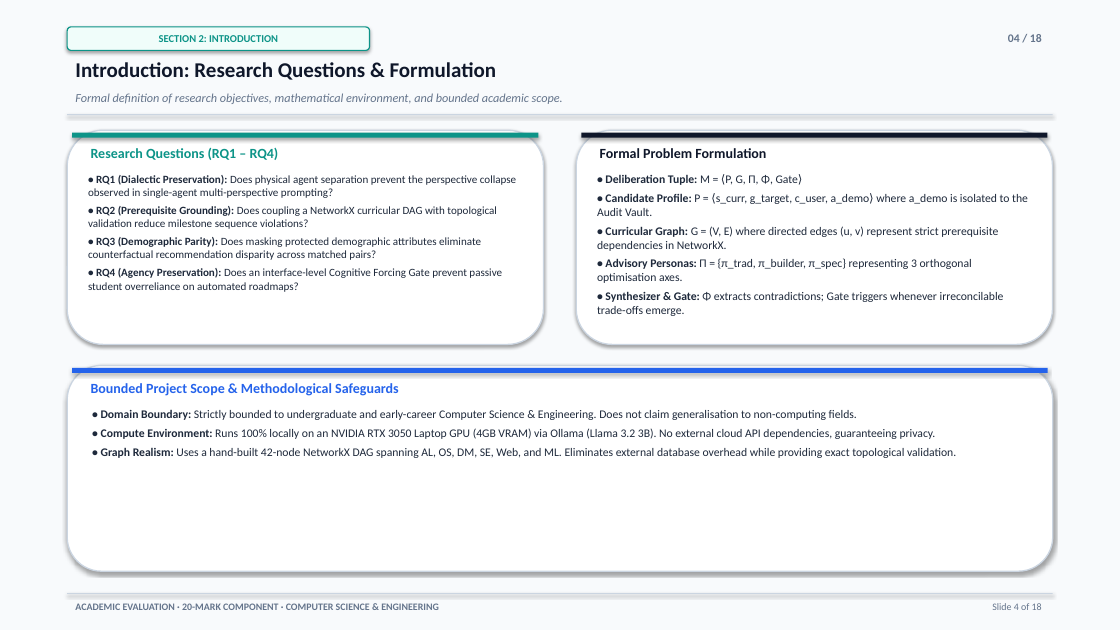
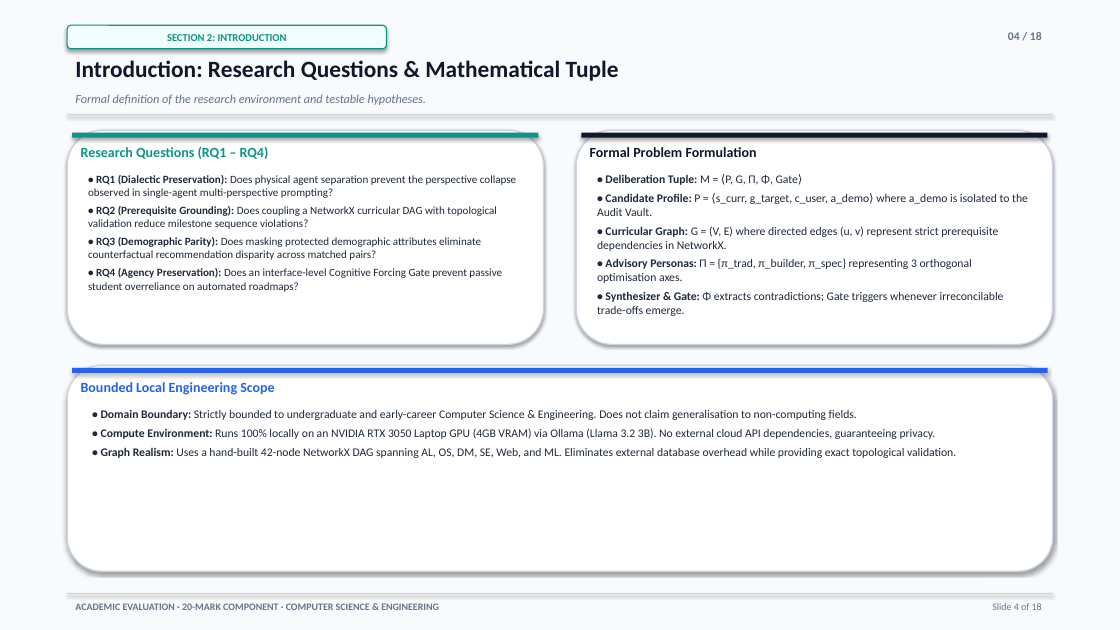
Before and after one commit to parth2024-tech/rai-project, a slide deck: slide 4 of Final_Presentation.pptx. Drawn at 1120x630 pixels with LibreOffice and Linux fonts; fonts in the diff are those of the drawing. Boxes give left, top, right and bottom in pixels: in the first picture for what was removed or moved away, otherwise in the second. Text is boxed around its words. In the diff, an @@ line names an element or a change of style, - is before the commit and + after.

```diff
--- a/Final_Presentation.pptx
+++ b/Final_Presentation.pptx
@@ rounded rectangle "SECTION 2: INTRODUCTION" resized from (x1=67, y1=27, x2=370, y2=50) to (x1=67, y1=25, x2=386, y2=49) @@
@@ text at (x1=75, y1=60, x2=619, y2=81): text changed; size 18 to 20 pt @@
-Introduction: Research Questions & Formulation
+Introduction: Research Questions & Mathematical Tuple
@@ text at (x1=75, y1=94, x2=426, y2=105): text changed @@
-Formal definition of research objectives, mathematical environment, and bounded academic scope.
+Formal definition of the research environment and testable hypotheses.
@@ text "Research Questions (RQ1 – RQ4)" moved from (x1=91, y1=148, x2=279, y2=160) to (x1=81, y1=147, x2=269, y2=159) @@
@@ text "Formal Problem Formulation" moved from (x1=600, y1=148, x2=766, y2=158) to (x1=590, y1=147, x2=757, y2=157) @@
@@ text at (x1=81, y1=382, x2=274, y2=395): text changed @@
-Bounded Project Scope & Methodological Safeguards
+Bounded Local Engineering Scope
```
Also in this commit, not shown: 12 other slides changed, 5 slides added, 5 slides removed, 2 other files.
